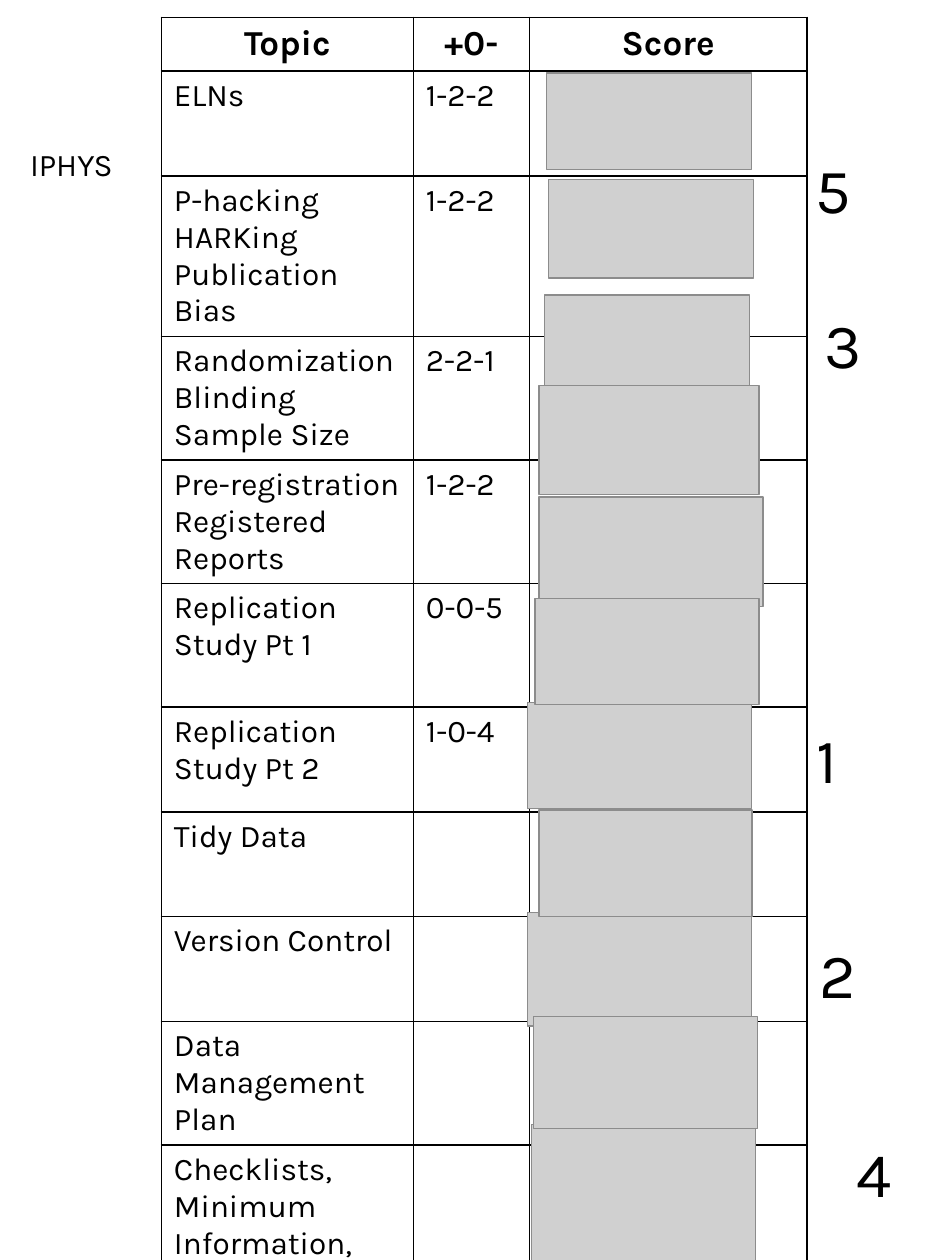
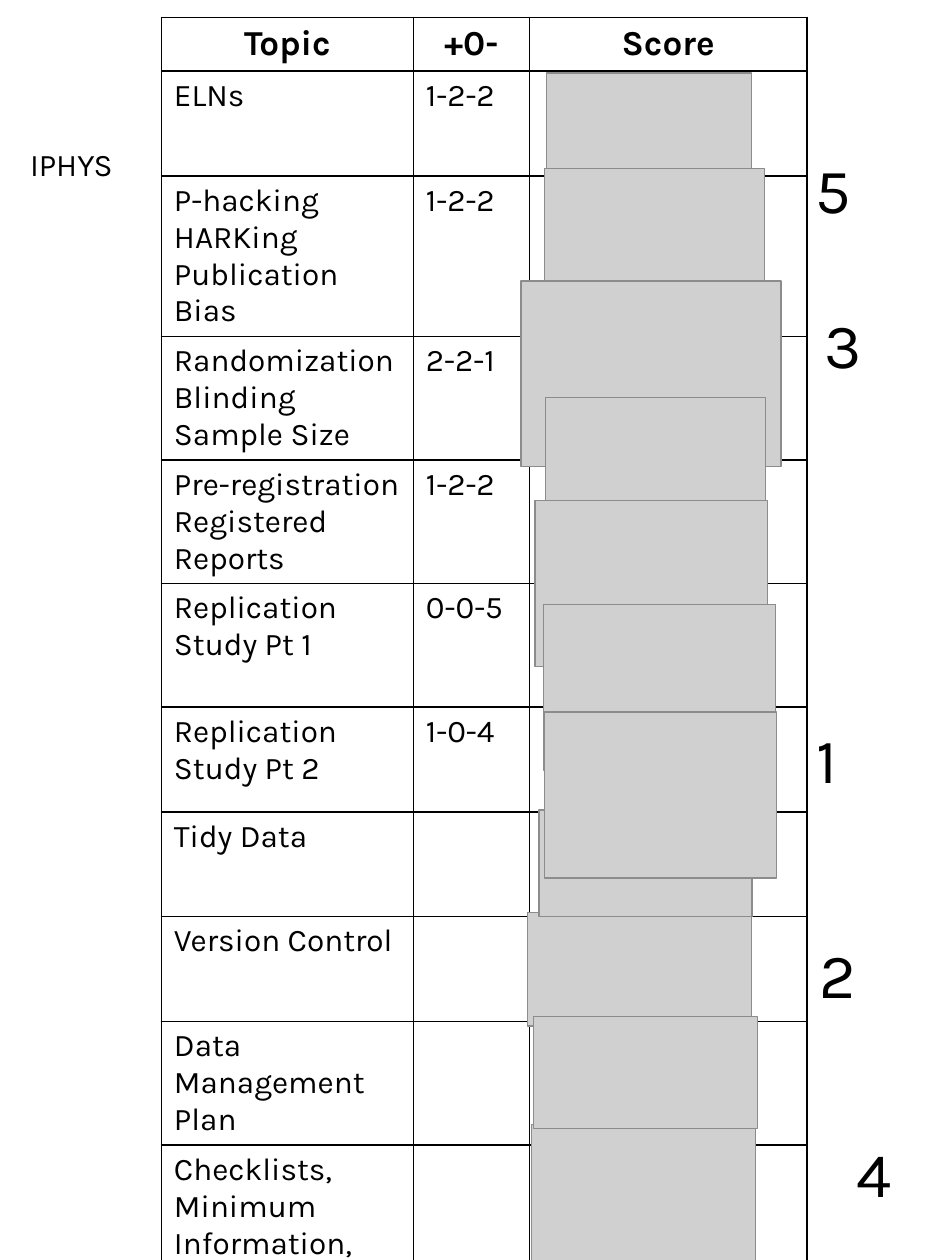
Before and after one commit to cjwilusz/Rigor_Reproducibility_Cesky2025, a slide deck: slide 2 of Topic Choices.pptx. Drawn at 945x1260 pixels with LibreOffice and Linux fonts; fonts in the diff are those of the drawing; grey boxes stand for pictures. Boxes give left, top, right and bottom in pixels: in the first picture for what was removed or moved away, otherwise in the second. Text is boxed around its words. In the diff, an @@ line names an element or a change of style, - is before the commit and + after.

```diff
--- a/Topic Choices.pptx
+++ b/Topic Choices.pptx
@@ picture: place and size @@
-picture at (548,180,753,278)
+picture at (544,169,765,326)
@@ picture added at (520,281,781,467) @@
@@ picture removed at (544,295,750,387) @@
@@ picture: place and size @@
-picture at (539,386,760,495)
+picture at (546,397,766,554)
@@ picture: place and size @@
-picture at (539,496,764,606)
+picture at (536,500,767,667)
@@ picture: place and size @@
-picture at (536,598,760,704)
+picture at (543,604,775,770)
@@ picture removed at (528,703,752,809) @@
@@ picture added at (544,712,776,878) @@
```
Also in this commit, not shown: 8 other files.
